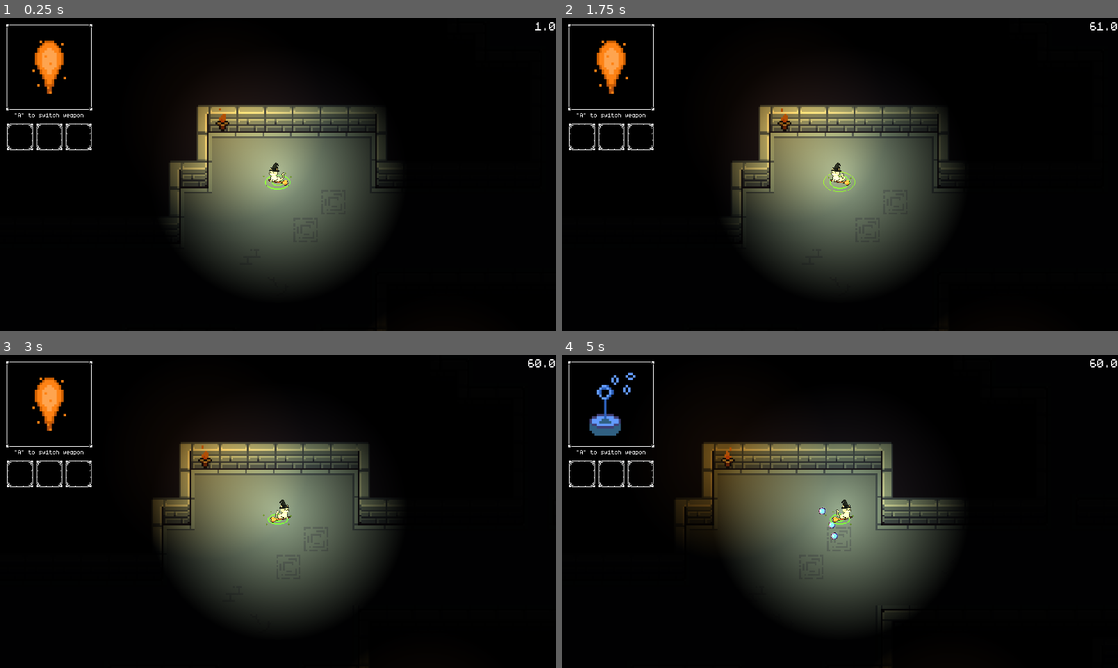
Above: before the commit, frames 1-4 (two rows, left to right).
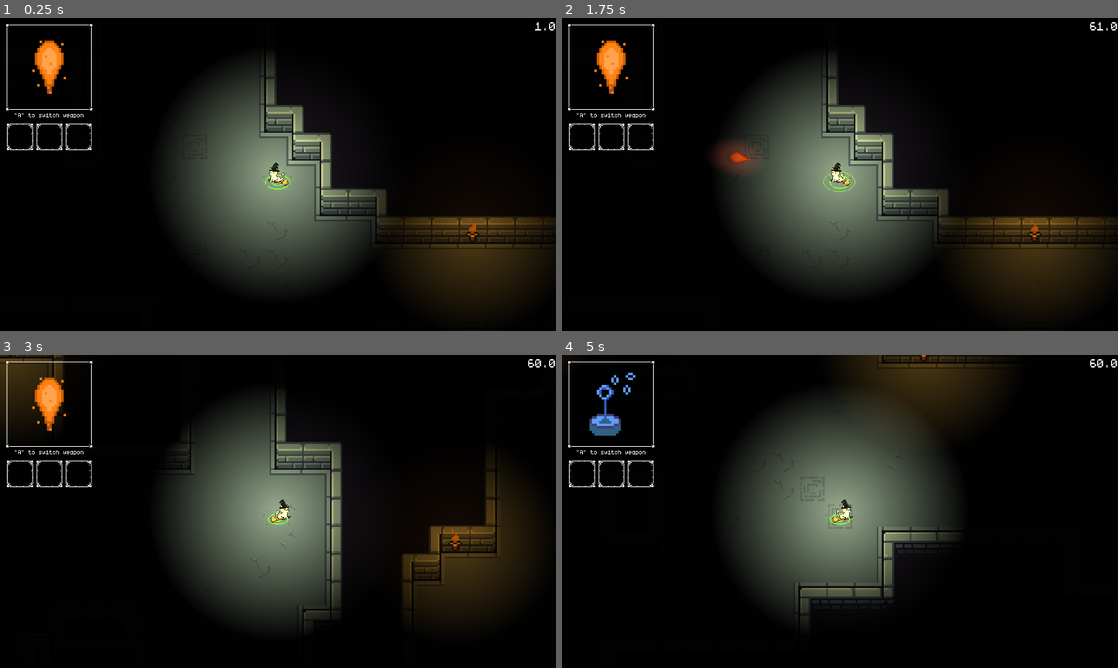
Above: after the commit, the same moments.

Repository: AlbanTE/projet-150h
Game: Godot game, scene res://scenes/main.tscn
The game is run twice, just before and just after one commit, with the same random seed, the same clock (stepped at 60 frames per second) and the same inputs.
Inputs (mouse positions are in pixels of both pictures, inside the frame that each line leads up to):
- Up to frame 1 (0.25 s): no input
- Up to frame 2 (1.75 s): click (584, 136) at 0.5 s; click (612, 136) at 1.25 s
- Up to frame 3 (3 s): click (77, 473) at 2 s; tap Enter at 2.75 s; move the mouse to (400, 495) at 2.77 s; hold D (move_right) from 2.78 s (still down); tap K at 2.85 s
- Up to frame 4 (5 s): move the mouse to (728, 527) at 3.52 s; release D (move_right) at 3.53 s; hold S (move_down) 3.53-4.28 s; tap Q (switch_weapon) at 3.6 s; tap K at 3.8, 4.55 s; move the mouse to (895, 442) at 4.27 s; press the mouse at (895, 442) at 4.28 s; hold D (move_right) from 4.28 s (still down)

The runs differ from the first frame. In frame 1, 15% of the frame differs, in the area x 30-100%, y 12-92%; in frame 2, 16%; in frame 3, 16%; in frame 4, 18%, in the area x 20-80%, y 0-86%.

Commit message:
Remove leftovers enemies at exit and make them stronger per level

Diff:
--- a/scenes/main.gd
+++ b/scenes/main.gd
@@ -8,6 +8,8 @@
 const EnemyType2Scene = preload("res://scenes/enemies/EnemyType2.tscn")
 
 const ENEMY_TYPE_COUNT = 2
+
+var enemies_loaded: Array[Enemy] = []
 
 # Scène des objets etc...
 var exit: PackedScene = preload("res://scenes/objects/exit_stairs.tscn")
@@ -56,6 +58,7 @@
 func next_level() -> void:
 	print("Go to next level")
 	current_level += 1
+	PlayerStats.UPGRADES_COUNT = 0
 	build_dungeon_area()
 
 
@@ -75,6 +78,15 @@
 
 	enemy.global_position = world_position
 	add_child(enemy)
+
+	# To remove ennemies when exiting level
+	enemies_loaded.append(enemy)
+
+	# Modifiers based on current level
+	enemy.health_component.set_max_health((current_level+1)*enemy.health_component.max_health)
+	enemy.health_component.set_current_health((current_level+1)*enemy.health_component.current_health)
+	enemy.damage = enemy.damage * (current_level + 1)
+
 	return enemy
 
 func spawn_enemy_batch(count: int = 25):
@@ -111,13 +123,16 @@
 	wall_layer.clear()
 	for child in ground_layer.get_children():
 		child.queue_free()
-		print("ground child freed !")
+		print("ground child freed !") # Exit, items etc...
 	for child in wall_layer.get_children():
 		child.queue_free()
-		print("wall child freed !")
-
-	for child in get_children():
-		print(child.name)
+		print("wall child freed !") # Torches etc...
+
+	for enemy in enemies_loaded:
+		if enemy:
+			enemies_loaded.erase(enemy)
+			enemy.queue_free()
+			print("Removed leftover enemy")
 
 	var dungeon: Array = dungeon_generator.generate_dungeon(_seed + current_level)
 
--- a/scenes/main.tscn
+++ b/scenes/main.tscn
@@ -1421,7 +1421,6 @@
 ground_layer = NodePath("TileSets/dungeon_terrain")
 wall_layer = NodePath("TileSets/wall_terrain")
 dungeon_generator = SubResource("Resource_choun")
-_seed = 3
 
 [node name="Character" parent="." instance=ExtResource("3_o6xl0")]
 
--- a/scenes/player/player_stats.gd
+++ b/scenes/player/player_stats.gd
@@ -32,7 +32,7 @@
 # -----------------------------------
 
 var UPGRADES_COUNT: int = 0
-var UPGRADES_MAX: int = 10
+var UPGRADES_MAX: int = 6
 
 # -----------------------------------
 #   GETTERS FOR FINAL CALCULATED VALUES
